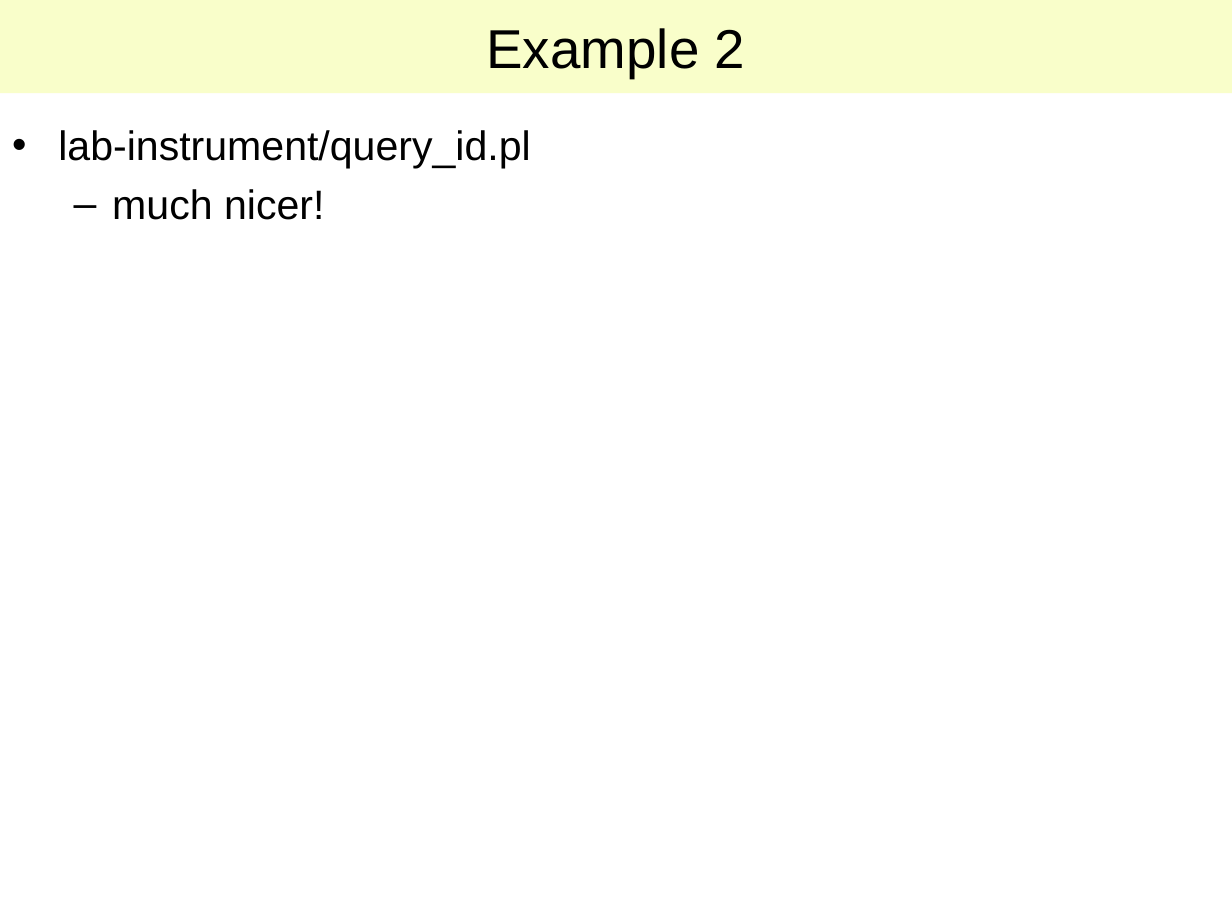
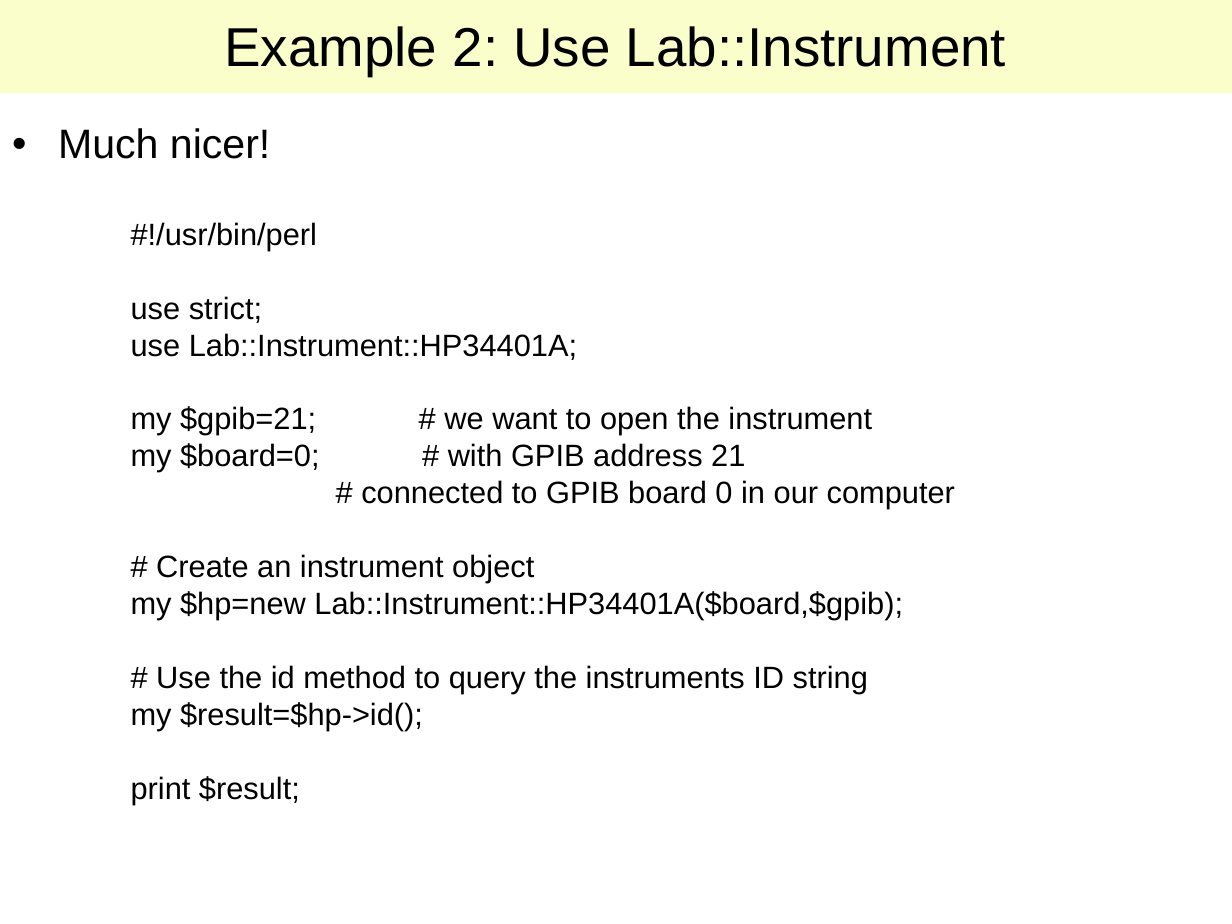
Before and after one commit to lab-measurement/Lab-VISA, a slide deck: slide 9 of Tutorial/Talk/Lab-VISA.ppt. Drawn at 1232x924 pixels with LibreOffice and Linux fonts; fonts in the diff are those of the drawing. Boxes give left, top, right and bottom in pixels: in the first picture for what was removed or moved away, otherwise in the second. Text is boxed around its words. In the diff, an @@ line names an element or a change of style, - is before the commit and + after.

```diff
--- a/Tutorial/Talk/Lab-VISA.ppt
+++ b/Tutorial/Talk/Lab-VISA.ppt
@@ title at (224, 26, 1006, 76): text changed @@
-Example 2
+Example 2: Use Lab::Instrument
@@ text at (58, 128, 270, 159): text changed @@
-• lab-instrument/query_id.pl
-  – much nicer!
+• Much nicer!
@@ text added at (131, 222, 955, 805), 18 pt, text #000000 @@
+#!/usr/bin/perl
+use strict;
+use Lab::Instrument::HP34401A;
+my $gpib=21; # we want to open the instrument
+my $board=0; # with GPIB address 21
+# connected to GPIB board 0 in our computer
+# Create an instrument object
+my $hp=new Lab::Instrument::HP34401A($board,$gpib);
+# Use the id method to query the instruments ID string
+my $result=$hp->id();
+print $result;
```
Also in this commit, not shown: 11 other slides changed, 3 slides added, 5 slides removed, 2 other files.
